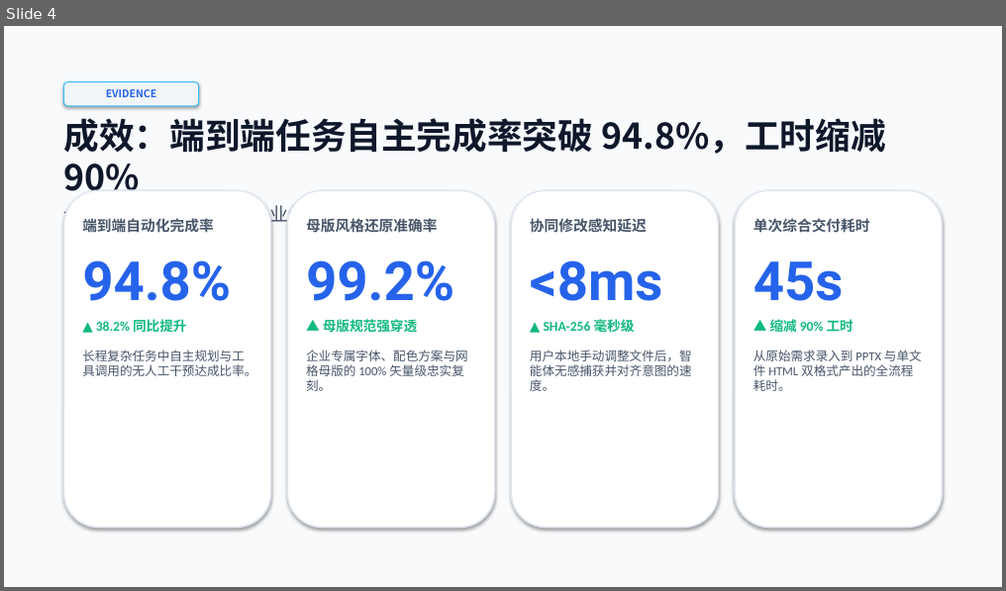
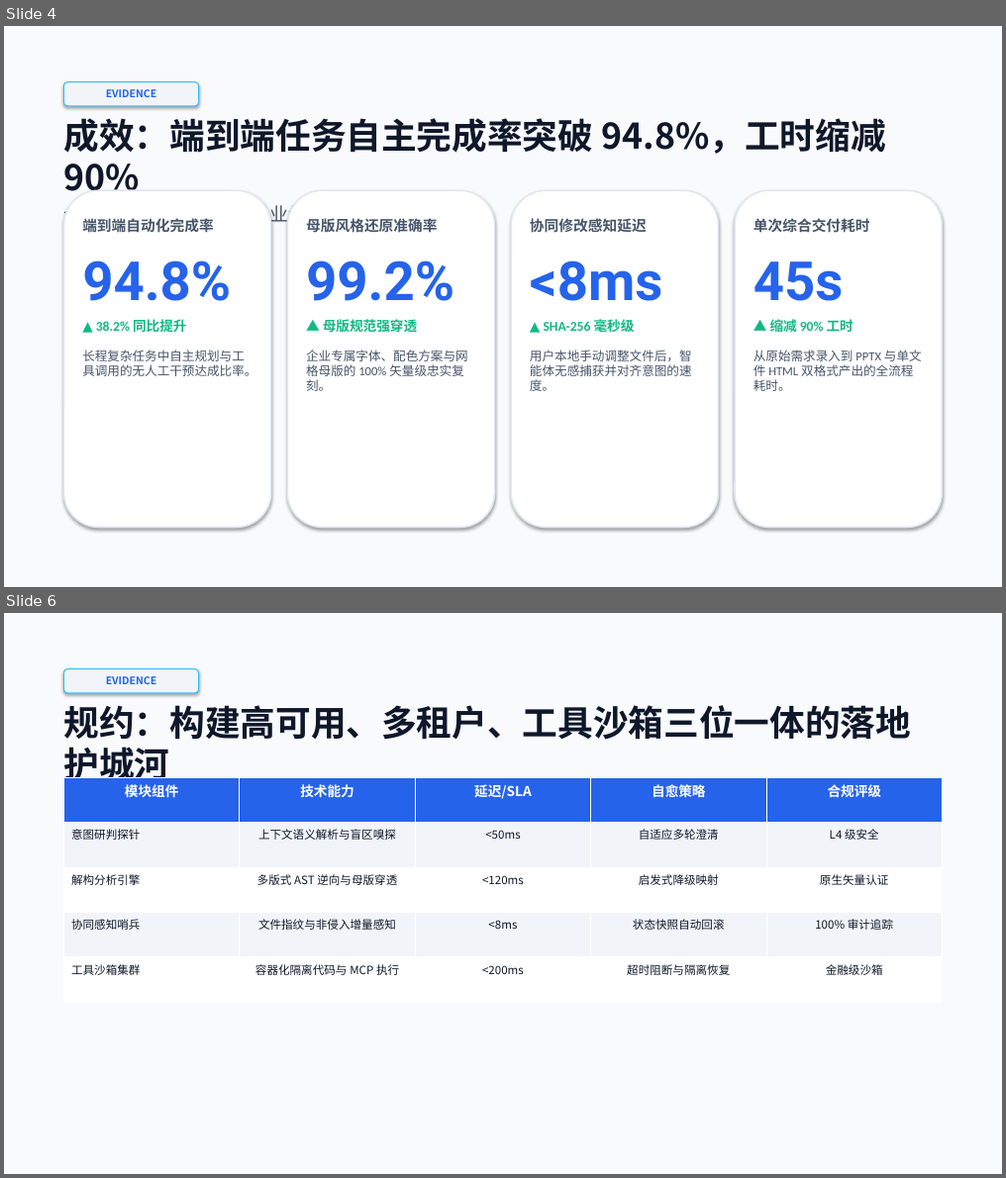
Before and after one commit to kts-kris/undoPPT, a slide deck: output/presentation.pptx. Shown one above the other, each under a label of ours: slide 4 before the commit, slides 4 and 6 after it; the slides between them are not shown. The pictures are 1006x591 and 1006x1178 pixels, drawn with LibreOffice and Linux fonts; fonts in the diff are those of the drawing. Boxes give left, top, right and bottom in pixels: in the first picture for what was removed or moved away, otherwise in the second. Text is boxed around its words. In the diff, an @@ line names an element or a change of style, - is before the commit and + after.

Commit message:
feat: release v3.0.0 with 15 layout primitives and 6-scenario generic decoupling
- Expanded layout primitives from 10 to 15 (added standard_table, data_chart with native vector CategoryChartData, content_columns, keynote_quote, process_flow)
- Overhauled cognitive planner to support 6 universal scenarios (strategy, tech architecture, pitch deck, resume, education/training, general informative) with zero domain hardcoding
- Decoupled content and semantic auditors for scenario-aware qualitative/quantitative evidence weighting and expanded rhetorical taxonomy
- Documented complete 15-layout JSON schemas in SKILL.md for direct AI Agent blueprint composition
- Updated CLI demo, unit tests (15/15 passing), and documentation across README and CHANGELOG

```diff
--- a/output/presentation.pptx
+++ b/output/presentation.pptx
@@ slide 6 added at bbox=[4, 613, 1002, 1174], background #FFFFFF @@
@@ rectangle added at bbox=[4, 613, 1002, 1174], fill #F8FAFC @@
@@ rounded rectangle added at bbox=[63, 669, 199, 693], fill #F1F5F9, outline #38BDF8 1 pt, 10 pt, text #2563EB, bold @@
+EVIDENCE
@@ text added at bbox=[63, 705, 911, 813], 34 pt, text #0F172A, bold @@
+规约：构建高可用、多租户、工具沙箱三位一体的落地护城河
+明确各关键模块的技术能力界限、响应延迟与可用性保障标准
@@ table added at bbox=[63, 777, 944, 1002], 5 rows, 5 columns @@
+模块组件 | 技术能力 | 延迟/SLA | 自愈策略 | 合规评级
+意图研判探针 | 上下文语义解析与盲区嗅探 | <50ms | 自适应多轮澄清 | L4 级安全
+解构分析引擎 | 多版式 AST 逆向与母版穿透 | <120ms | 启发式降级映射 | 原生矢量认证
+协同感知哨兵 | 文件指纹与非侵入增量感知 | <8ms | 状态快照自动回滚 | 100% 审计追踪
+工具沙箱集群 | 容器化隔离代码与 MCP 执行 | <200ms | 超时阻断与隔离恢复 | 金融级沙箱
```
Also in this commit, not shown: 1 other slide added, 13 other files.
